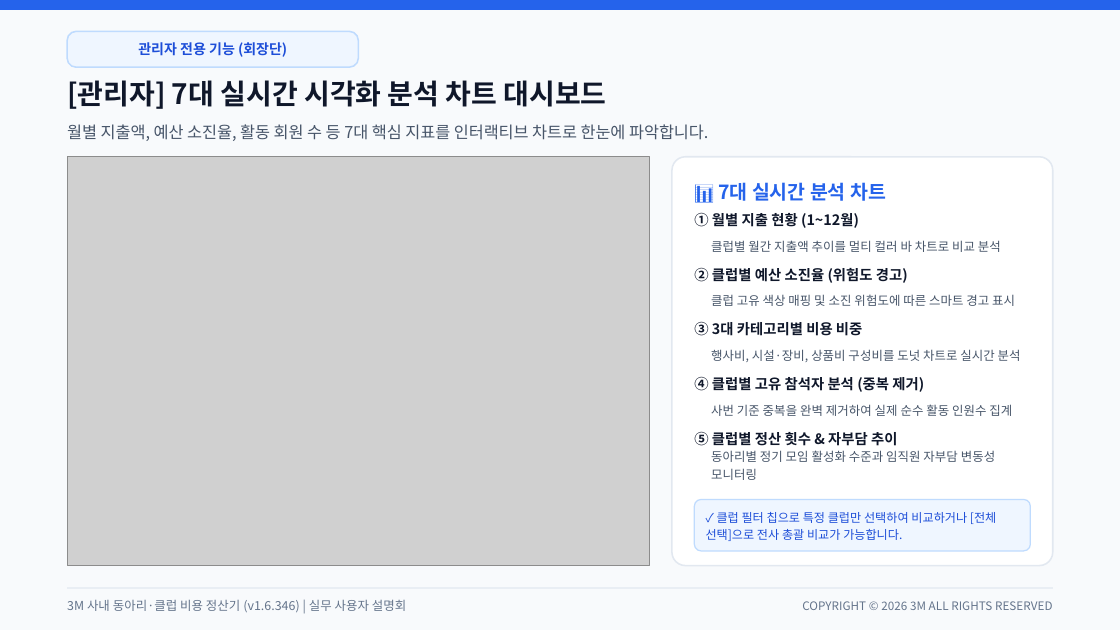
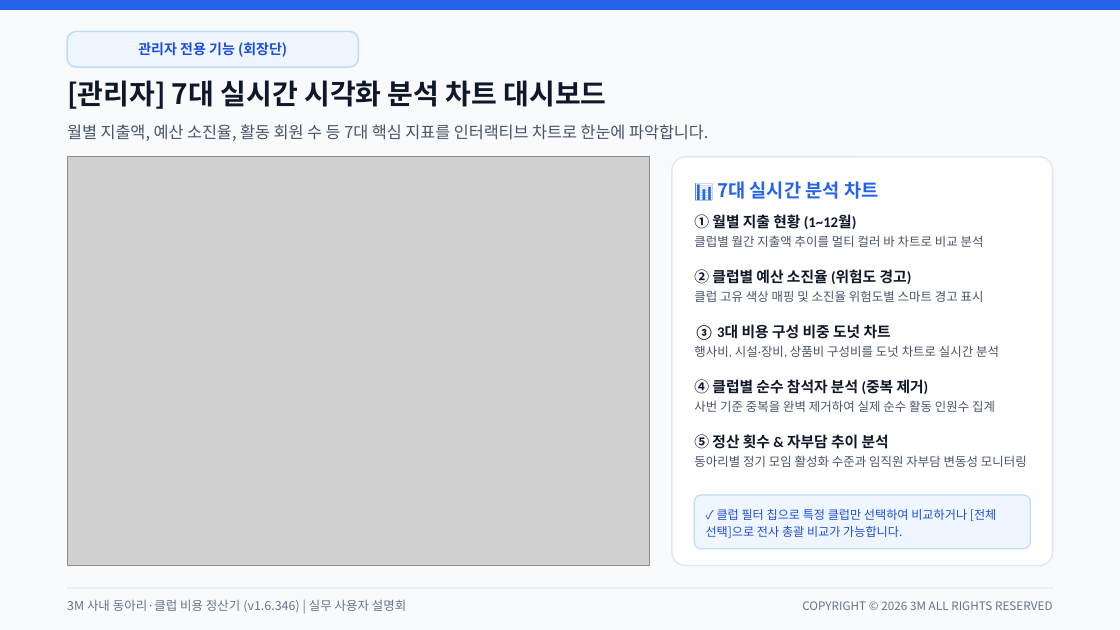
Before and after one commit to gochujangs33-dot/Club-expense, a slide deck: slide 10 of 3M_사내_클럽_비용_정산_시스템_사용_설명회.pptx. Drawn at 1120x630 pixels with LibreOffice and Linux fonts; fonts in the diff are those of the drawing; grey boxes stand for pictures. Boxes give left, top, right and bottom in pixels: in the first picture for what was removed or moved away, otherwise in the second. Text is boxed around its words. In the diff, an @@ line names an element or a change of style, - is before the commit and + after.

```diff
--- a/3M_사내_클럽_비용_정산_시스템_사용_설명회.pptx
+++ b/3M_사내_클럽_비용_정산_시스템_사용_설명회.pptx
@@ text "📊 7대 실시간 분석 차트" at (344,124,878,199): size 12.5 to 12 pt @@
@@ text at (694,212,984,247): text changed; size 9.2 to 8 pt; font Noto Sans CJK KR to Calibri; text colour #0F172A to #475569; bold off @@
-① 월별 지출 현황 (1~12월)
+① 월별 지출 현황 (1~12월)
+클럽별 월간 지출액 추이를 멀티 컬러 바 차트로 비교 분석
@@ vertical alignment middle to top in 5 elements at (694,212,984,247), (694,434,1027,467), (694,324,999,358), (694,377,995,412), (694,267,984,302) @@
@@ text at (694,267,984,302): text changed; font Noto Sans CJK KR to Calibri @@
-클럽 고유 색상 매핑 및 소진 위험도에 따른 스마트 경고 표시
+② 클럽별 예산 소진율 (위험도 경고)
+클럽 고유 색상 매핑 및 소진율 위험도별 스마트 경고 표시
@@ text removed at (694,267,908,283) @@
-② 클럽별 예산 소진율 (위험도 경고)
@@ text removed at (711,240,1001,252) @@
-클럽별 월간 지출액 추이를 멀티 컬러 바 차트로 비교 분석
@@ text at (694,324,999,358): text changed; font Noto Sans CJK KR to Calibri @@
-행사비, 시설·장비, 상품비 구성비를 도넛 차트로 실시간 분석
+③ 3대 비용 구성 비중 도넛 차트
+행사비, 시설·장비, 상품비 구성비를 도넛 차트로 실시간 분석
@@ text removed at (694,321,862,336) @@
-③ 3대 카테고리별 비용 비중
@@ text at (694,377,995,412): text changed; font Noto Sans CJK KR to Calibri @@
-사번 기준 중복을 완벽 제거하여 실제 순수 활동 인원수 집계
+④ 클럽별 순수 참석자 분석 (중복 제거)
+사번 기준 중복을 완벽 제거하여 실제 순수 활동 인원수 집계
@@ text removed at (694,376,924,392) @@
-④ 클럽별 고유 참석자 분석 (중복 제거)
@@ text at (694,434,1027,467): text changed; font Noto Sans CJK KR to Calibri @@
-동아리별 정기 모임 활성화 수준과 임직원 자부담 변동성 모니터링
+⑤ 정산 횟수 & 자부담 추이 분석
+동아리별 정기 모임 활성화 수준과 임직원 자부담 변동성 모니터링
@@ text removed at (694,431,897,446) @@
-⑤ 클럽별 정산 횟수 & 자부담 추이
@@ rounded rectangle: place and size @@
-rounded rectangle at (694,500,1030,551)
+rounded rectangle at (694,495,1030,549)
@@ rounded rectangle at (694,495,1030,549): proportions changed @@
```
Also in this commit, not shown: 9 other slides changed, 1 other file.
